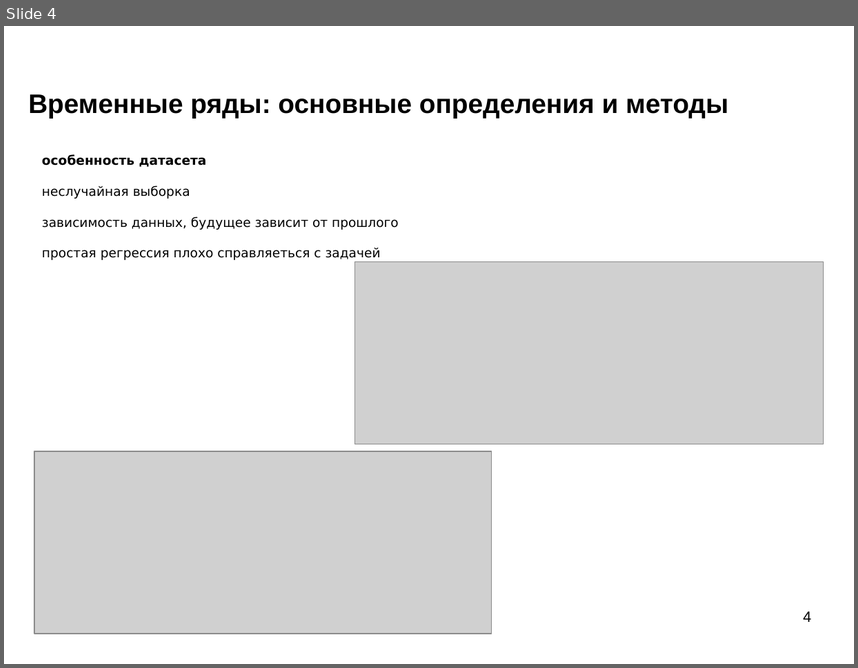
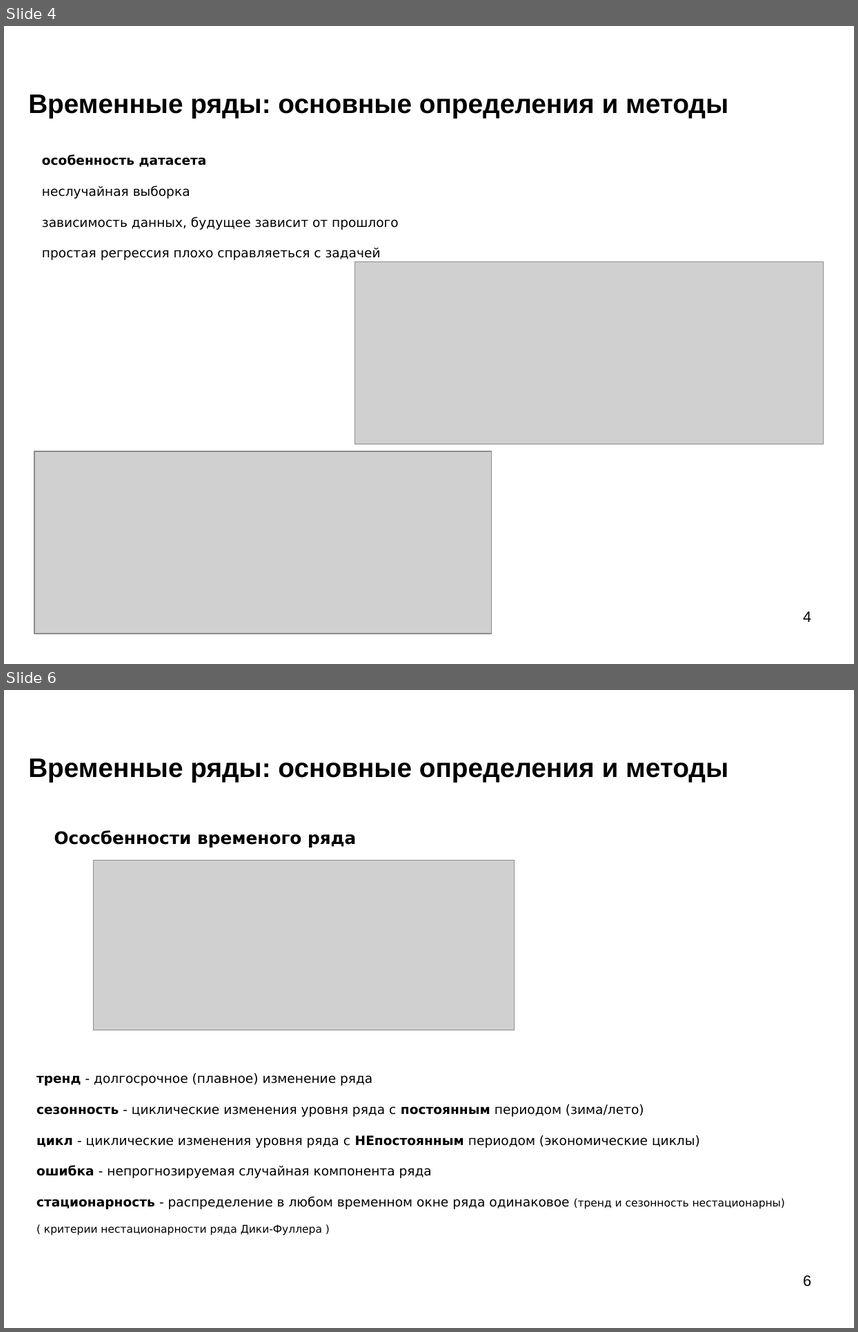
Before and after one commit to mechanoid5/ml_lectorium_2024_I, a slide deck: 22-time-series.odp. Shown one above the other, each under a label of ours: slide 4 before the commit, slides 4 and 6 after it; the slides between them are not shown. The pictures are 858x668 and 858x1332 pixels, drawn with LibreOffice and Linux fonts; fonts in the diff are those of the drawing; grey boxes stand for pictures; background and template pictures are left out. Boxes give left, top, right and bottom in pixels: in the first picture for what was removed or moved away, otherwise in the second. Text is boxed around its words. In the diff, an @@ line names an element or a change of style, - is before the commit and + after.

```diff
--- a/22-time-series.odp
+++ b/22-time-series.odp
@@ slide 6 added at (4, 690, 854, 1328), background picture (left out) @@
@@ title added at (28, 758, 728, 782), 25 pt, text #000000, bold @@
+Временные ряды: основные определения и методы
@@ text added at (54, 830, 356, 848), 16 pt, text #000000, bold @@
+Ососбенности временого ряда
@@ picture added at (94, 860, 515, 1029) @@
@@ text added at (36, 1073, 785, 1235), 12 pt, text #000000 @@
+тренд - долгосрочное (плавное) изменение ряда
+сезонность - циклические изменения уровня ряда с постоянным периодом (зима/лето)
+цикл - циклические изменения уровня ряда с НЕпостоянным периодом (экономические циклы)
+ошибка - непрогнозируемая случайная компонента ряда
+стационарность - распределение в любом временном окне ряда одинаковое (тренд и сезонность нестационарны)
+( критерии нестационарности ряда Дики-Фуллера )
@@ page number added at (803, 1275, 811, 1286), 14 pt, text #000000 @@
+6
```
Also in this commit, not shown: 3 slides changed, 2 other files.
